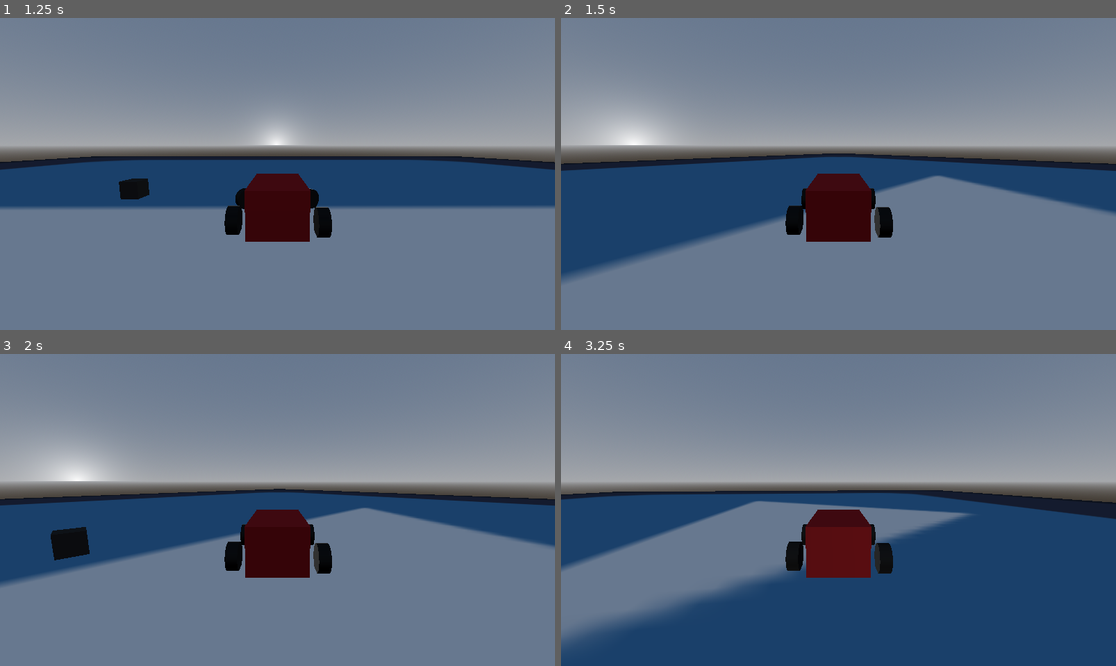
Above: before the commit, frames 1-4 (two rows, left to right).
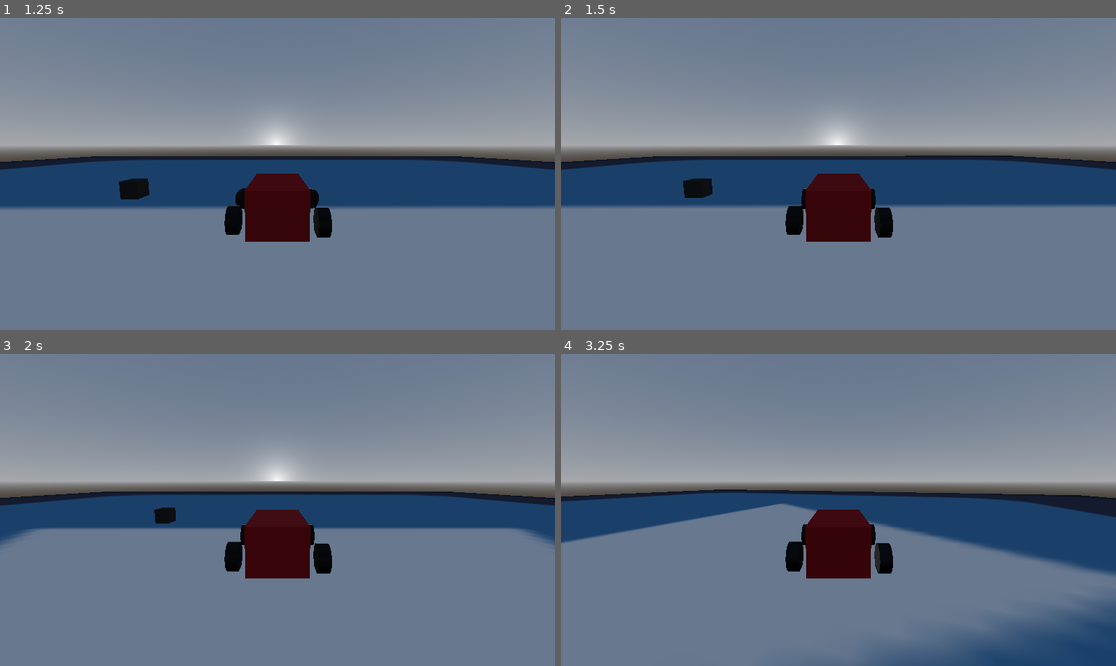
Above: after the commit, the same moments.

Repository: GrayJayV0/vehicle-test
Game: Godot game, scene res://world.tscn
Two runs of this game, one before a commit and one after it. Both use one fixed random seed, a clock stepped at 60 frames per second and the inputs below. The engine's default icon, where the game draws it, is replaced by a stand-in: a white triangle on a blue panel in a dark square.
Inputs:
- Up to frame 1 (1.25 s): hold Right (ui_right) from 0.53 s (still down); hold Shift (drift) from 0.53 s (still down)
- Up to frame 2 (1.5 s): tap Enter at 1.25 s; release Right (ui_right) at 1.28 s; release Shift (drift) at 1.28 s; hold Down (ui_down) from 1.28 s (still down); tap Shift (drift) at 1.35 s
- Up to frame 3 (2 s): keep holding Down (ui_down)
- Up to frame 4 (3.25 s): release Down (ui_down) at 2.03 s; hold Right (ui_right) 2.03-2.78 s; hold Shift (drift) 2.03-2.78 s; hold Up (ui_up) from 2.78 s (still down); tap Shift (drift) at 2.85 s

Frame 1 is identical in both runs. In frame 2, 12% of the frame differs, in the area x 0-100%, y 30-85%; in frame 3, 9.1%; in frame 4, 32%, in the area x 0-100%, y 43-100%.

Commit message:
Finished drift locking

Diff:
--- a/car.gd
+++ b/car.gd
@@ -6,6 +6,8 @@
 @onready var camera = $Camera3D
 @export var MAX_STEER = 1
 @export var ENGINE_POWER = 2000
+
+@export var DRIFT = 1
 var drift
 var new_rotation
 var old_position
@@ -33,7 +35,6 @@
 		frwheel.wheel_friction_slip = 10.5
 		drift = false
 		angular_velocity.y = 0
-		#rotation_degrees.y = 0
 
 	if !drift:
 		engine_force = Input.get_axis("ui_down","ui_up") * ENGINE_POWER
@@ -57,42 +58,50 @@
 				clamp_rotation = clamp(rotation_degrees.y,new_rotation.y,new_rotation.y + 75)
 				rotation_degrees.y = clamp_rotation
 		elif Input.get_axis("ui_right","ui_left") == 0:
-			if (sign(rotation_degrees.y)*new_rotation.y + 45 > sign(rotation_degrees.y)*90):
+			if (sign(rotation_degrees.y)*new_rotation.y + 55 > sign(rotation_degrees.y)*90):
 				if clamp(rotation_degrees.y,[new_rotation.y+(90*sign(rotation_degrees.y)),0].min(),[new_rotation.y+(90*sign(rotation_degrees.y)),0].max()):
 					rotation_degrees.y = clamp(rotation_degrees.y,[new_rotation.y+(90*sign(rotation_degrees.y)),0].min(),[new_rotation.y+(90*sign(rotation_degrees.y)),0].max())
 				elif clamp(rotation_degrees.y,new_rotation.y,90):
 					rotation_degrees.y = clamp(rotation_degrees.y,new_rotation.y,90)
 			else:
-				if (sign(rotation_degrees.y)*new_rotation.y + 25 > sign(rotation_degrees.y)*90):
-					if clamp(rotation_degrees.y,[new_rotation.y+(90*sign(rotation_degrees.y)),0].min(),[new_rotation.y+(90*sign(rotation_degrees.y)),0].max()):
-						rotation_degrees.y = clamp(rotation_degrees.y,[new_rotation.y+(90*sign(rotation_degrees.y)),0].min(),[new_rotation.y+(90*sign(rotation_degrees.y)),0].max())
-					elif clamp(rotation_degrees.y,new_rotation.y,90):
-						rotation_degrees.y = clamp(rotation_degrees.y,new_rotation.y,90)
-				else:
-					clamp_rotation = clamp(rotation_degrees.y,new_rotation.y,new_rotation.y + 25)
-					rotation_degrees.y = clamp_rotation
+				clamp_rotation = clamp(rotation_degrees.y,new_rotation.y,new_rotation.y + 35)
+				rotation_degrees.y = clamp_rotation
 		elif Input.get_axis("ui_right","ui_left") == -1:
-			if (sign(rotation_degrees.y)*new_rotation.y + 25 > sign(rotation_degrees.y)*90):
+			if (sign(rotation_degrees.y)*new_rotation.y + 35 > sign(rotation_degrees.y)*90):
 				if clamp(rotation_degrees.y,[new_rotation.y+(90*sign(rotation_degrees.y)),0].min(),[new_rotation.y+(90*sign(rotation_degrees.y)),0].max()):
 					rotation_degrees.y = clamp(rotation_degrees.y,[new_rotation.y+(90*sign(rotation_degrees.y)),0].min(),[new_rotation.y+(90*sign(rotation_degrees.y)),0].max())
 				elif clamp(rotation_degrees.y,new_rotation.y,90):
 					rotation_degrees.y = clamp(rotation_degrees.y,new_rotation.y,90)
 			else:
-				clamp_rotation = clamp(rotation_degrees.y,new_rotation.y,new_rotation.y + 25)
+				clamp_rotation = clamp(rotation_degrees.y,new_rotation.y,new_rotation.y + 35)
 				rotation_degrees.y = clamp_rotation
 		else:
 			pass
 	elif drift and axis == -1:
 		if Input.get_axis("ui_right","ui_left") == -1:
-			total = [new_rotation.y,new_rotation.y-75]
-			print(total)
-			clamp_rotation = clamp(rotation_degrees.y,total.min(),total.max())
-			rotation_degrees = Vector3(rotation_degrees.x,clamp_rotation,rotation_degrees.z)
+			if (sign(rotation_degrees.y)*new_rotation.y + 75 > sign(rotation_degrees.y)*90):
+				if clamp(rotation_degrees.y,[new_rotation.y+(90*sign(rotation_degrees.y)),0].min(),[new_rotation.y+(90*sign(rotation_degrees.y)),0].max()):
+					rotation_degrees.y = clamp(rotation_degrees.y,[new_rotation.y+(90*sign(rotation_degrees.y)),0].min(),[new_rotation.y+(90*sign(rotation_degrees.y)),0].max())
+				elif clamp(rotation_degrees.y,new_rotation.y,90):
+					rotation_degrees.y = clamp(rotation_degrees.y,new_rotation.y,90)
+			else:
+				clamp_rotation = clamp(rotation_degrees.y,new_rotation.y,new_rotation.y + 75)
+				rotation_degrees.y = clamp_rotation
 		elif Input.get_axis("ui_right","ui_left") == 0:
-			clamp_rotation = clamp(rotation_degrees.y,new_rotation.y-75,new_rotation.y-45)
-			rotation_degrees = Vector3(rotation_degrees.x,clamp_rotation,rotation_degrees.z)
+			if (sign(rotation_degrees.y)*new_rotation.y + 55 > sign(rotation_degrees.y)*90):
+				if clamp(rotation_degrees.y,[new_rotation.y+(90*sign(rotation_degrees.y)),0].min(),[new_rotation.y+(90*sign(rotation_degrees.y)),0].max()):
+					rotation_degrees.y = clamp(rotation_degrees.y,[new_rotation.y+(90*sign(rotation_degrees.y)),0].min(),[new_rotation.y+(90*sign(rotation_degrees.y)),0].max())
+				elif clamp(rotation_degrees.y,new_rotation.y,90):
+					rotation_degrees.y = clamp(rotation_degrees.y,new_rotation.y,90)
+			else:
+				clamp_rotation = clamp(rotation_degrees.y,new_rotation.y,new_rotation.y + 55)
+				rotation_degrees.y = clamp_rotation
 		elif Input.get_axis("ui_right","ui_left") == 1:
-			clamp_rotation = clamp(rotation_degrees.y,new_rotation.y-75,new_rotation.y-25)
-			rotation_degrees = Vector3(rotation_degrees.x,clamp_rotation,rotation_degrees.z)
-		else:
-			pass
+			if (sign(rotation_degrees.y)*new_rotation.y + 35 > sign(rotation_degrees.y)*90):
+				if clamp(rotation_degrees.y,[new_rotation.y+(90*sign(rotation_degrees.y)),0].min(),[new_rotation.y+(90*sign(rotation_degrees.y)),0].max()):
+					rotation_degrees.y = clamp(rotation_degrees.y,[new_rotation.y+(90*sign(rotation_degrees.y)),0].min(),[new_rotation.y+(90*sign(rotation_degrees.y)),0].max())
+				elif clamp(rotation_degrees.y,new_rotation.y,90):
+					rotation_degrees.y = clamp(rotation_degrees.y,new_rotation.y,90)
+			else:
+				clamp_rotation = clamp(rotation_degrees.y,new_rotation.y,new_rotation.y + 35)
+				rotation_degrees.y = clamp_rotation
